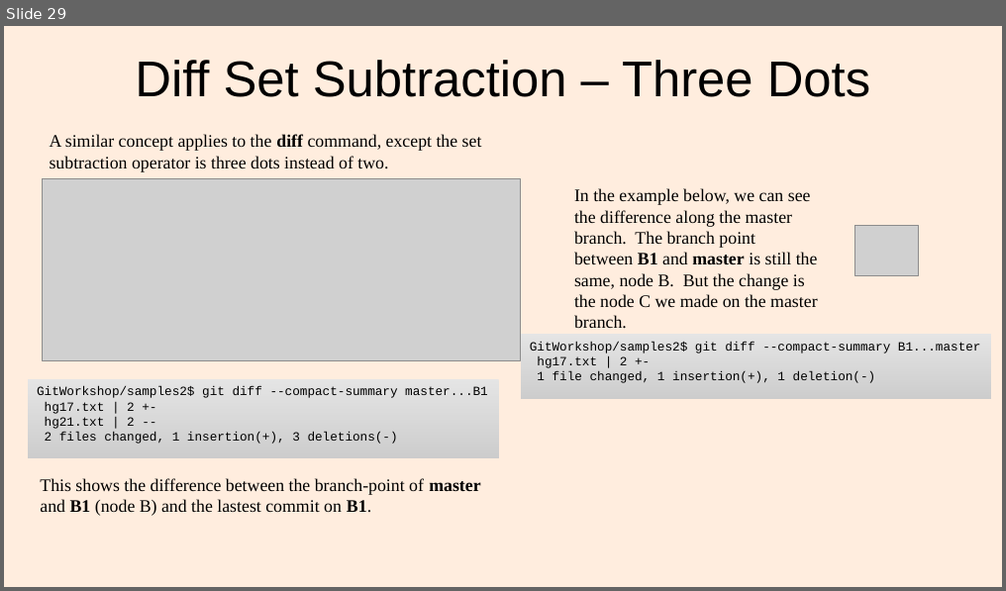
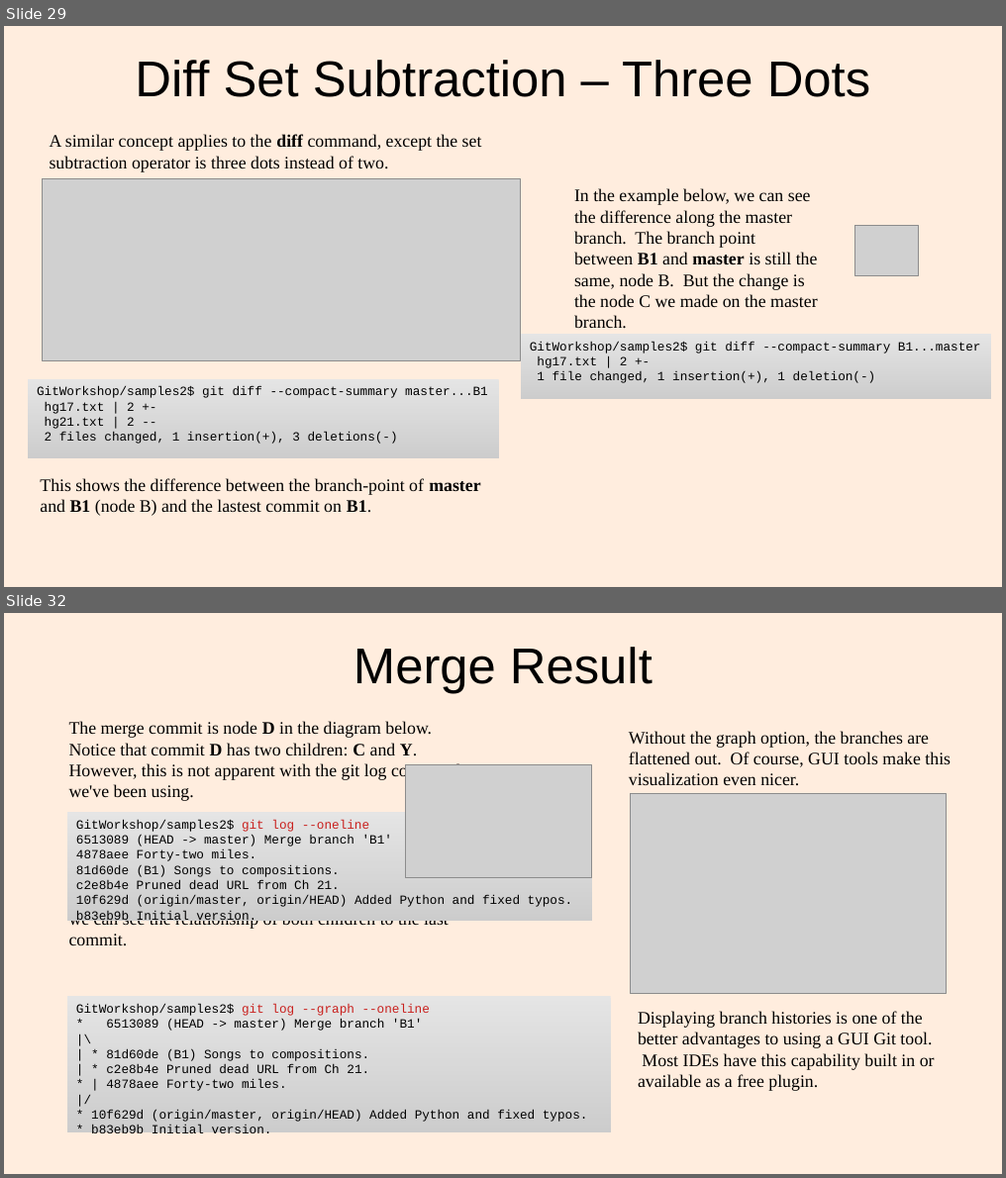
Before and after one commit to lacounty-isab/workshops, a slide deck: git/GitWorkshop1.odp. Shown one above the other, each under a label of ours: slide 29 before the commit, slides 29 and 32 after it; the slides between them are not shown. The pictures are 1006x591 and 1006x1178 pixels, drawn with LibreOffice and Linux fonts; fonts in the diff are those of the drawing; grey boxes stand for pictures. Boxes give left, top, right and bottom in pixels: in the first picture for what was removed or moved away, otherwise in the second. Text is boxed around its words. In the diff, an @@ line names an element or a change of style, - is before the commit and + after.

Commit message:
Added Merge-without-conflict exercise; finished Part 1.

```diff
--- a/git/GitWorkshop1.odp
+++ b/git/GitWorkshop1.odp
@@ slide 32 added at [4,613,1002,1174], background #FFEDDE @@
@@ title added at [353,647,652,694], 40 pt, text #000000 @@
+Merge Result
@@ text added at [69,721,477,946], 14 pt, text #000000 @@
+The merge commit is node D in the diagram below. Notice that commit D has two children: C and Y.
+However, this is not apparent with the git log command we've been using.
+However, by adding the --graph option to the command, we can see the relationship of both children to the last commit.
@@ text added at [629,731,950,785], 14 pt, text #000000 @@
+Without the graph option, the branches are flattened out. Of course, GUI tools make this visualization even nicer.
@@ picture added at [405,765,591,878] @@
@@ rectangle added at [67,812,593,921], fill gradient #E5E5E5 to #E4E4E4 to #E3E3E3, 10 pt, text #000000 @@
+GitWorkshop/samples2$ git log --oneline
+6513089 (HEAD -> master) Merge branch 'B1'
+4878aee Forty-two miles.
+81d60de (B1) Songs to compositions.
+c2e8b4e Pruned dead URL from Ch 21.
+10f629d (origin/master, origin/HEAD) Added Python and fixed typos.
+b83eb9b Initial version.
@@ picture added at [630,794,945,993] @@
@@ rectangle added at [67,996,611,1133], fill gradient #E5E5E5 to #E4E4E4 to #E3E3E3, 10 pt, text #000000 @@
+GitWorkshop/samples2$ git log --graph --oneline
+* 6513089 (HEAD -> master) Merge branch 'B1'
+|\
+| * 81d60de (B1) Songs to compositions.
+| * c2e8b4e Pruned dead URL from Ch 21.
+* | 4878aee Forty-two miles.
+|/
+* 10f629d (origin/master, origin/HEAD) Added Python and fixed typos.
+* b83eb9b Initial version.
@@ text added at [638,1011,935,1091], 14 pt, text #000000 @@
+Displaying branch histories is one of the better advantages to using a GUI Git tool. Most IDEs have this capability built in or available as a free plugin.
```
Also in this commit, not shown: 1 slide changed, 2 other slides added, 16 other files.
